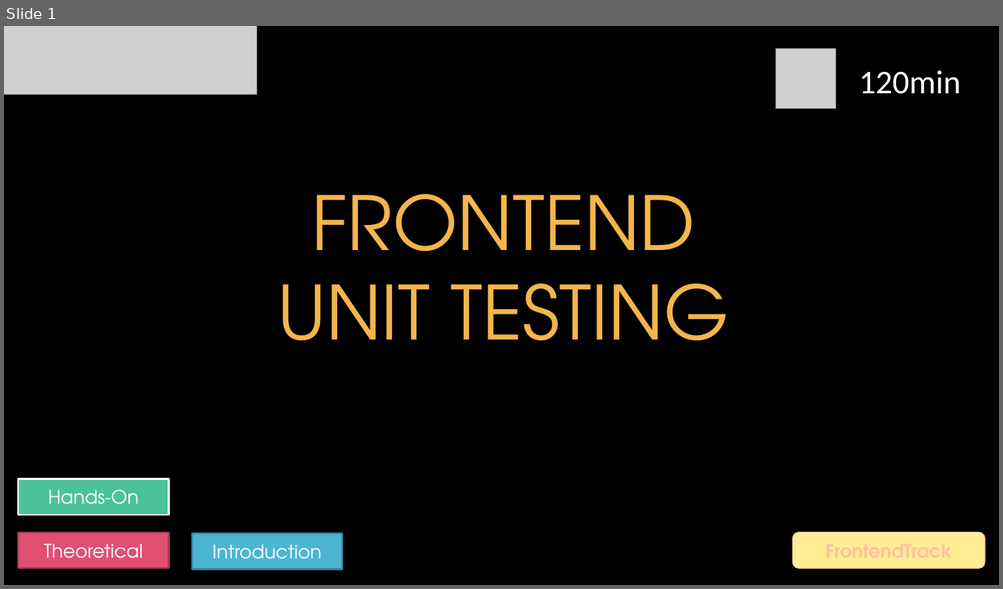
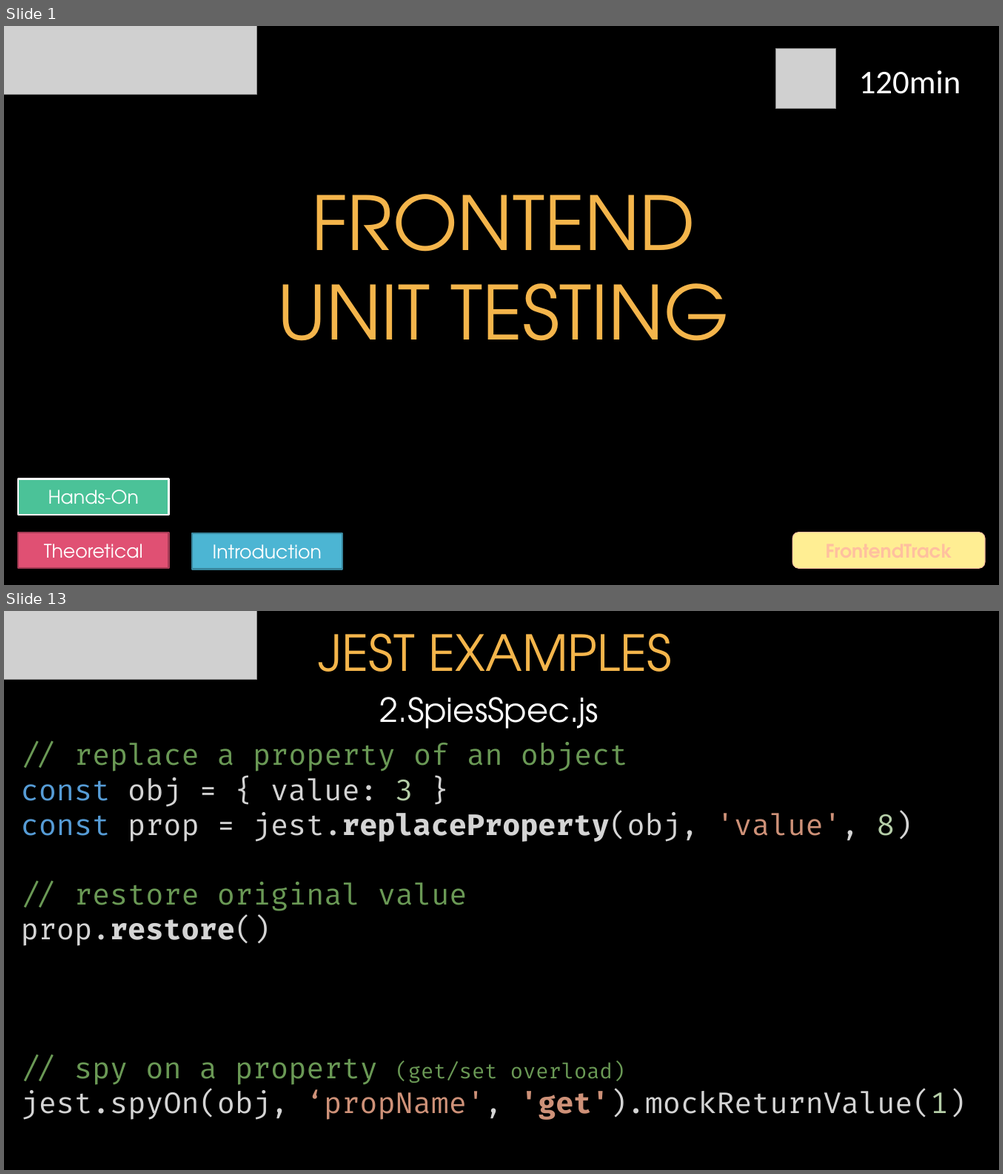
Before and after one commit to itenium-be/Frontend-UnitTesting, a slide deck: Frontend-UnitTesting.pptx. Shown one above the other, each under a label of ours: slide 1 before the commit, slides 1 and 13 after it; the slides between them are not shown. The pictures are 1003x589 and 1003x1174 pixels, drawn with LibreOffice and Linux fonts; fonts in the diff are those of the drawing; grey boxes stand for pictures; background and template pictures are left out. Boxes give left, top, right and bottom in pixels: in the first picture for what was removed or moved away, otherwise in the second. Text is boxed around its words. In the diff, an @@ line names an element or a change of style, - is before the commit and + after.

Commit message:
update pptx - part 1 Jest

```diff
--- a/Frontend-UnitTesting.pptx
+++ b/Frontend-UnitTesting.pptx
@@ slide 13 added at (4,611,999,1170), background picture (left out) @@
@@ picture added at (4,611,256,680) @@
@@ title added at (318,633,671,672), 48 pt, text #F4B54B @@
+JEST EXAMPLES
@@ text added at (380,697,598,729), 32 pt, text #FFFFFF @@
+2.SpiesSpec.js
@@ text added at (21,742,965,1120), 28 pt, text #D4D4D4 @@
+// replace a property of an object
+const obj = { value: 3 }
+const prop = jest.replaceProperty(obj, 'value', 8)
+// restore original value
+prop.restore()
+// spy on a property (get/set overload)
+jest.spyOn(obj, ‘propName', 'get').mockReturnValue(1)
```
Also in this commit, not shown: 1 slide changed, 23 other slides added.
